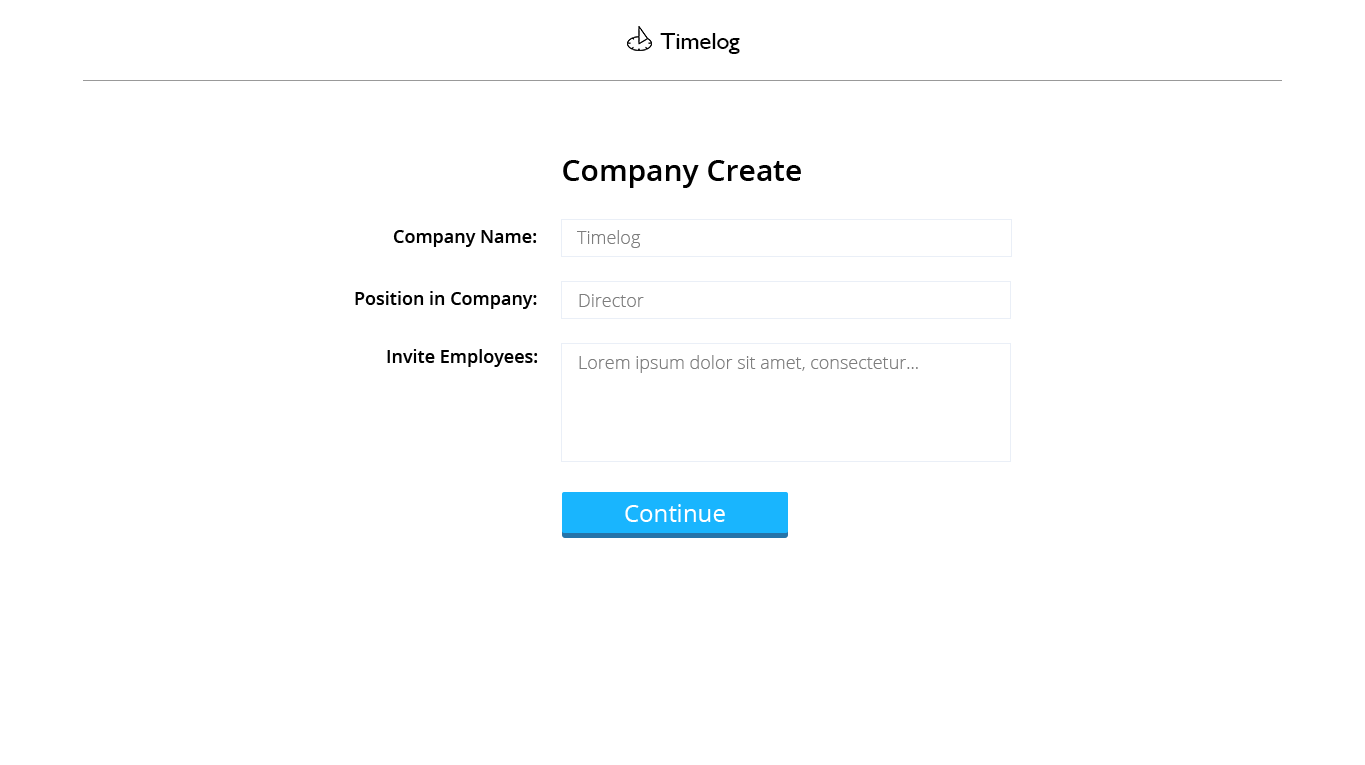
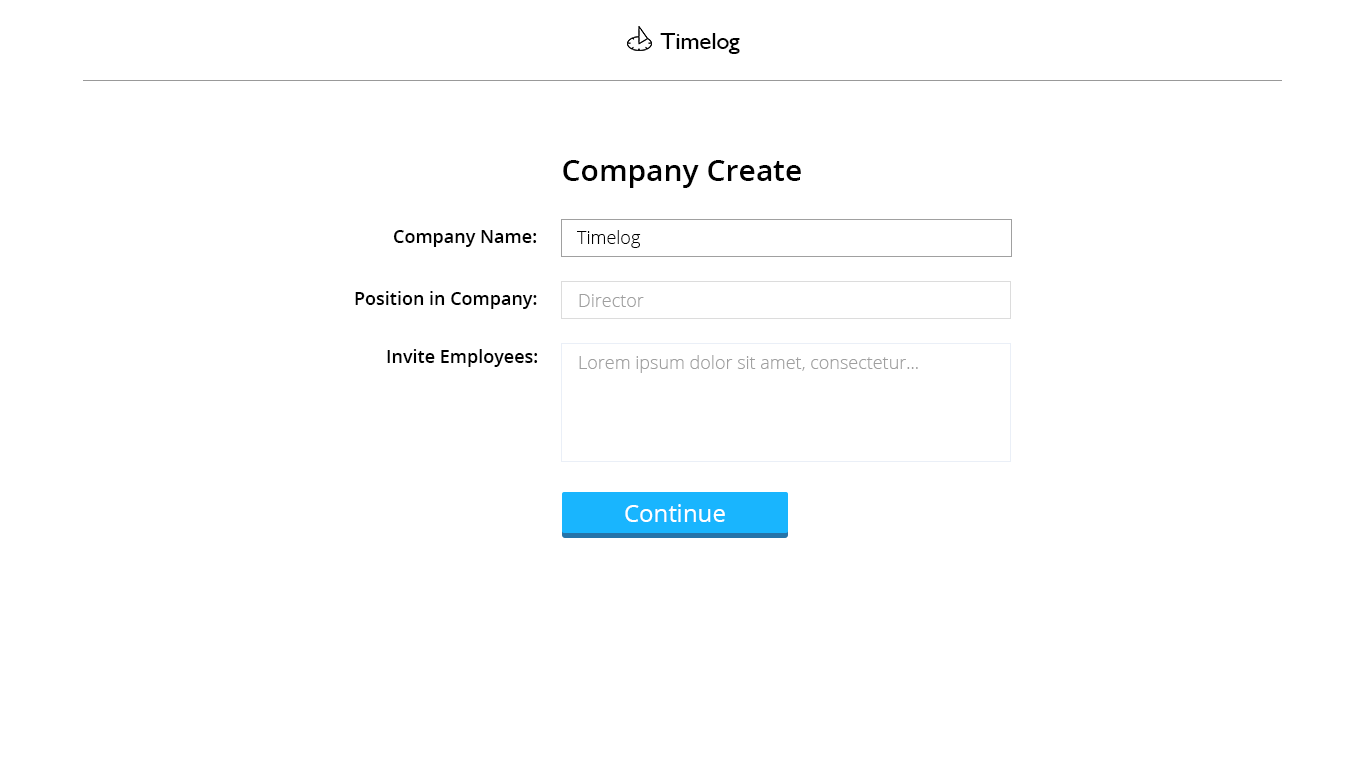
Layered file, before and after one edit (1365 × 765). Changes by layer:
added group "Login" with 47 layers above "logo" over bbox(355, 160, 1012, 522)
added group "Invite" with 10 layers in group "Login" over bbox(387, 349, 918, 373)
added group "normal" (1st of 3, in "Login" › "Invite") with 2 layers in group "Invite" over bbox(579, 355, 918, 373)
moved "Lorem ipsum dolor sit amet, consectetur... .adipisicing elit, s" (3rd of 3, in "Login" › "Invite" › "normal") into group "normal" over bbox(579, 355, 918, 373)
moved "Прямоугольник 4 копия 2" (3rd of 3, in "Login" › "Invite" › "normal") into group "normal" over bbox(579, 355, 918, 373)
added group "Position" with 10 layers in group "Login" over bbox(355, 281, 1011, 319)
moved "Position in Company:" into group "Position" over bbox(355, 291, 537, 309)
added group "hover" (2nd of 3, in "Login" › "Position") with 2 layers in group "Position" over bbox(561, 281, 1011, 319)
added layer "Прямоугольник 4 копия" (2nd of 3, in "Login" › "Position" › "hover") in group "hover" over bbox(561, 281, 1011, 319)
added group "normal" (2nd of 3, in "Login" › "Position") with 2 layers in group "Position" over bbox(561, 281, 1011, 319)
moved "Прямоугольник 4 копия" (3rd of 3, in "Login" › "Position" › "normal") into group "normal" over bbox(561, 281, 1011, 319)
added group "Company_Name" with 10 layers in group "Login" over bbox(393, 219, 1012, 257)
added group "active" (4th of 4, in "Login" › "Company_Name") with 2 layers in group "Company_Name" over bbox(561, 219, 1012, 257)
added layer "Прямоугольник 4" (1st of 3, in "Login" › "Company_Name" › "active") in group "active" over bbox(561, 219, 1012, 257)
added group "Normal" with 2 layers in group "Company_Name" over bbox(561, 219, 1012, 257)
moved "Прямоугольник 4" (3rd of 3, in "Login" › "Company_Name" › "Normal") into group "Normal" over bbox(561, 219, 1012, 257)
moved "Company Create" into group "Login" over bbox(563, 160, 801, 188)
…and 11 more changes (4 added, 7 stack)
